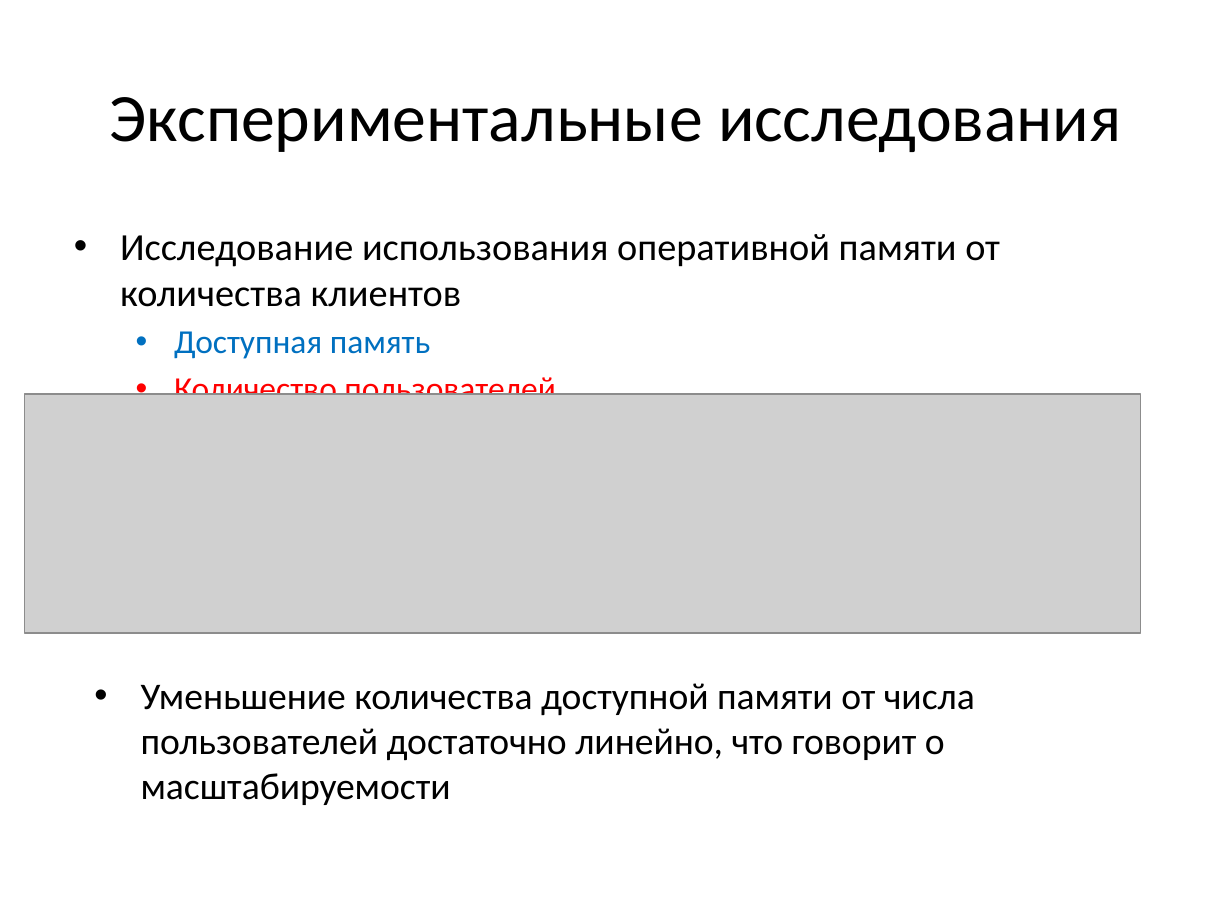
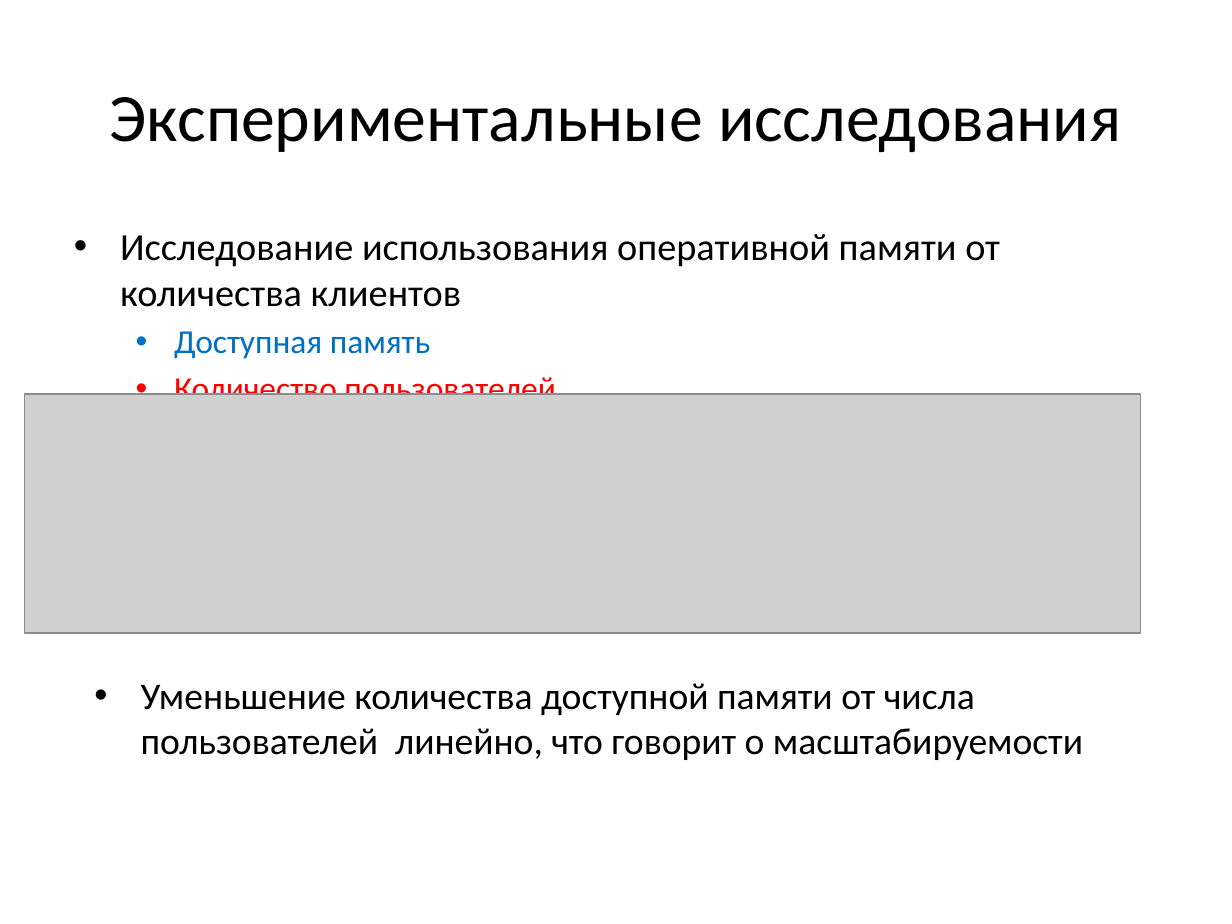
Before and after one commit to Oksert/Diplom_text, a slide deck: slide 20 of Треско_презентация.pptx (slide 19 before the commit). Drawn at 1232x924 pixels with LibreOffice and Linux fonts; fonts in the diff are those of the drawing; grey boxes stand for pictures. Boxes give left, top, right and bottom in pixels: in the first picture for what was removed or moved away, otherwise in the second. Text is boxed around its words. In the diff, an @@ line names an element or a change of style, - is before the commit and + after.

```diff
--- a/Треско_презентация.pptx
+++ b/Треско_презентация.pptx
@@ text at (141, 683, 1083, 760): text changed @@
-• Уменьшение количества доступной памяти от числа пользователей достаточно линейно, что говорит о масштабируемости
+• Уменьшение количества доступной памяти от числа пользователей линейно, что говорит о масштабируемости
```
Also in this commit, not shown: 11 other slides changed, 2 slides added, 1 slide removed, 9 other files.
